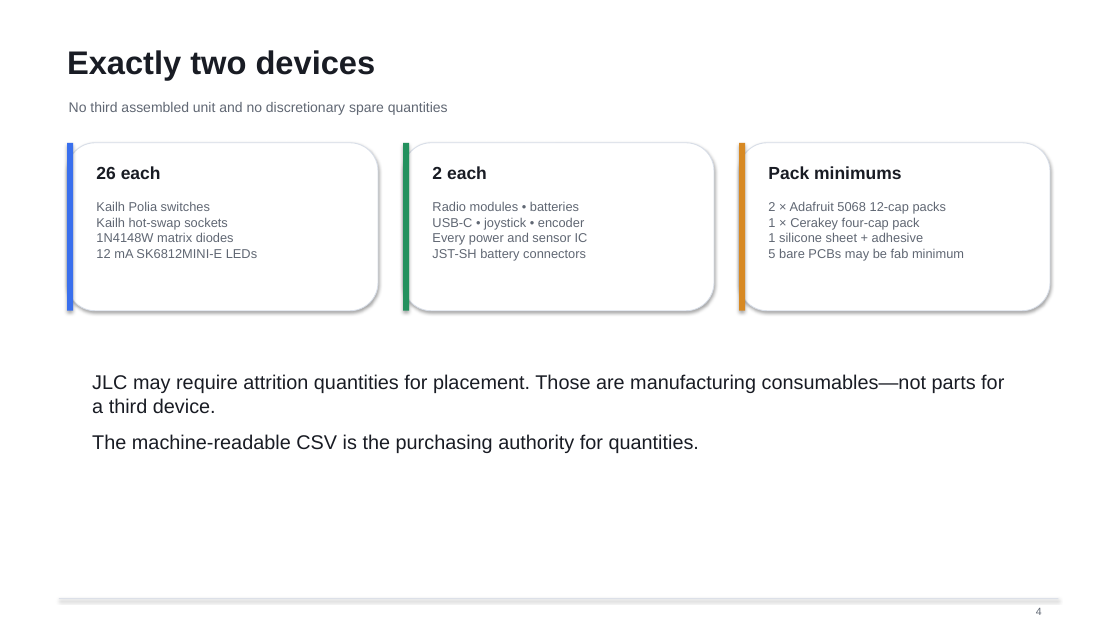
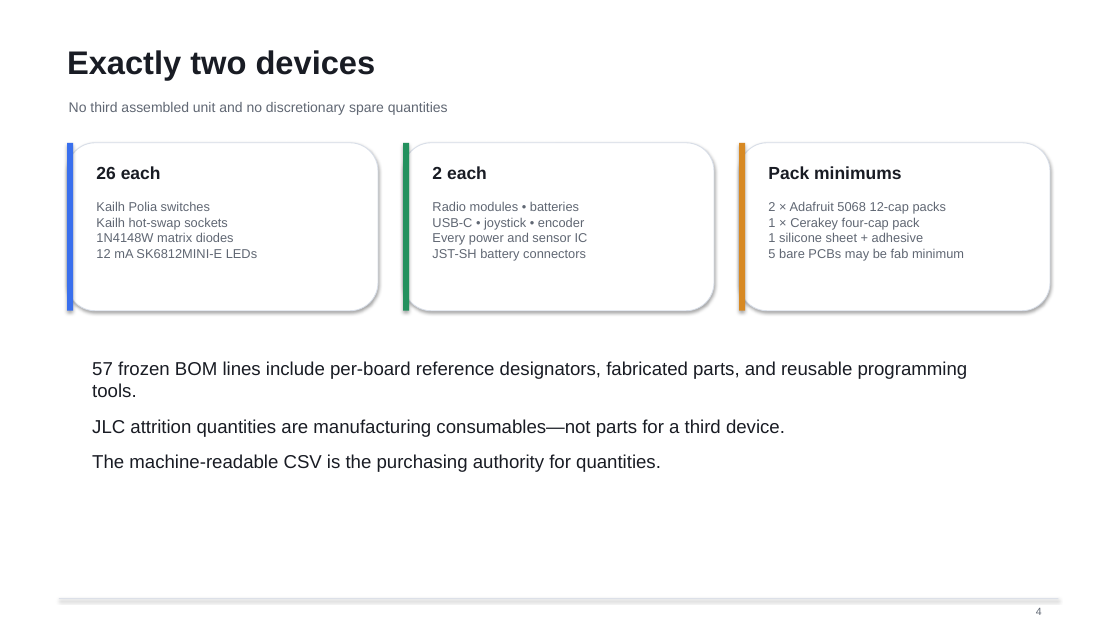
Before and after one commit to tchamp1912/FocalPoint, a slide deck: slide 4 of hardware/presentation/vibekey-rev-a-bom.pptx. Drawn at 1120x630 pixels with LibreOffice and Linux fonts; fonts in the diff are those of the drawing. Boxes give left, top, right and bottom in pixels: in the first picture for what was removed or moved away, otherwise in the second. Text is boxed around its words. In the diff, an @@ line names an element or a change of style, - is before the commit and + after.

Commit message:
complete two-device manufacturing BOM

```diff
--- a/hardware/presentation/vibekey-rev-a-bom.pptx
+++ b/hardware/presentation/vibekey-rev-a-bom.pptx
@@ text "57 frozen BOM lines include ...": place and size @@
-text "57 frozen BOM lines include ..." at (92, 374, 1004, 453)
+text "57 frozen BOM lines include ..." at (92, 361, 968, 472)
@@ text at (92, 361, 968, 437): text changed; size 17 to 16 pt @@
-JLC may require attrition quantities for placement. Those are manufacturing consumables—not parts for a third device.
+57 frozen BOM lines include per-board reference designators, fabricated parts, and reusable programming tools.
+JLC attrition quantities are manufacturing consumables—not parts for a third device.
@@ text at (92, 454, 661, 472): size 17 to 16 pt in "The machine-readable CSV is the purchasing authority ..." @@
```
Also in this commit, not shown: 5 other files.
